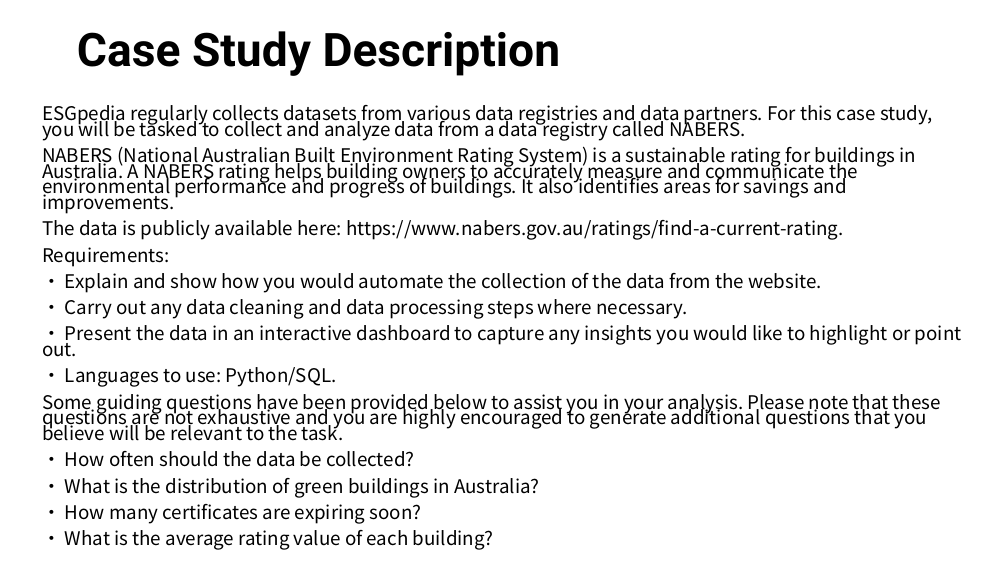
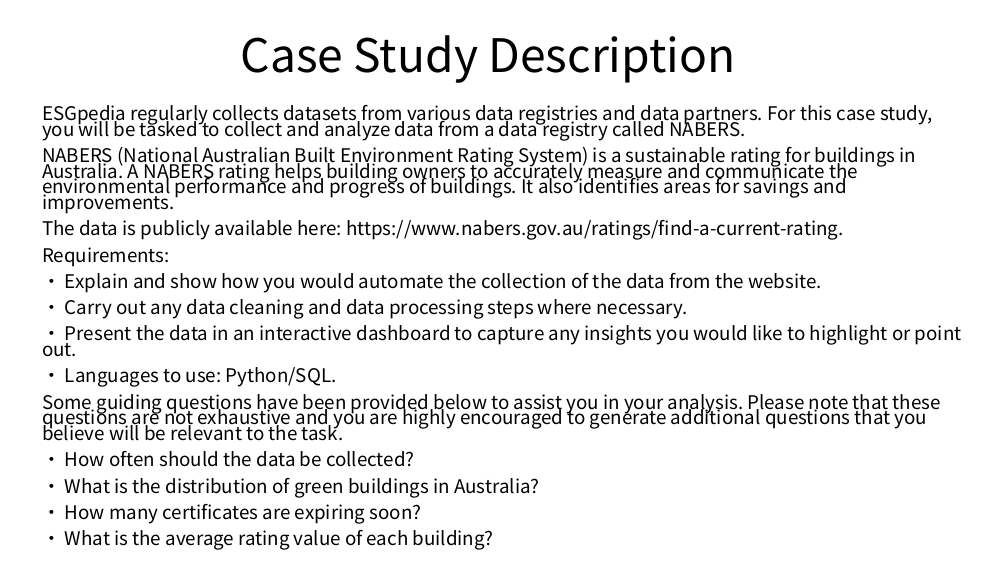
Before and after one commit to guanp2023/Project_STACS_Data_Analyst_Case_Study, a slide deck: slide 3 of Project - STACS Data Analyst Case Study.pptx (slide 2 before the commit). Drawn at 1008x567 pixels with LibreOffice and Linux fonts; fonts in the diff are those of the drawing. Boxes give left, top, right and bottom in pixels: in the first picture for what was removed or moved away, otherwise in the second. Text is boxed around its words. In the diff, an @@ line names an element or a change of style, - is before the commit and + after.

```diff
--- a/Project - STACS Data Analyst Case Study.pptx
+++ b/Project - STACS Data Analyst Case Study.pptx
@@ title "Case Study Description": place and size @@
-title "Case Study Description" at [77,31,561,76]
+title "Case Study Description" at [241,35,735,83]
@@ title "Case Study Description" at [241,35,735,83]: font Roboto to Noto Sans CJK SC, bold off; alignment left to centre @@
```
Also in this commit, not shown: 2 slides added, 1 other file.
